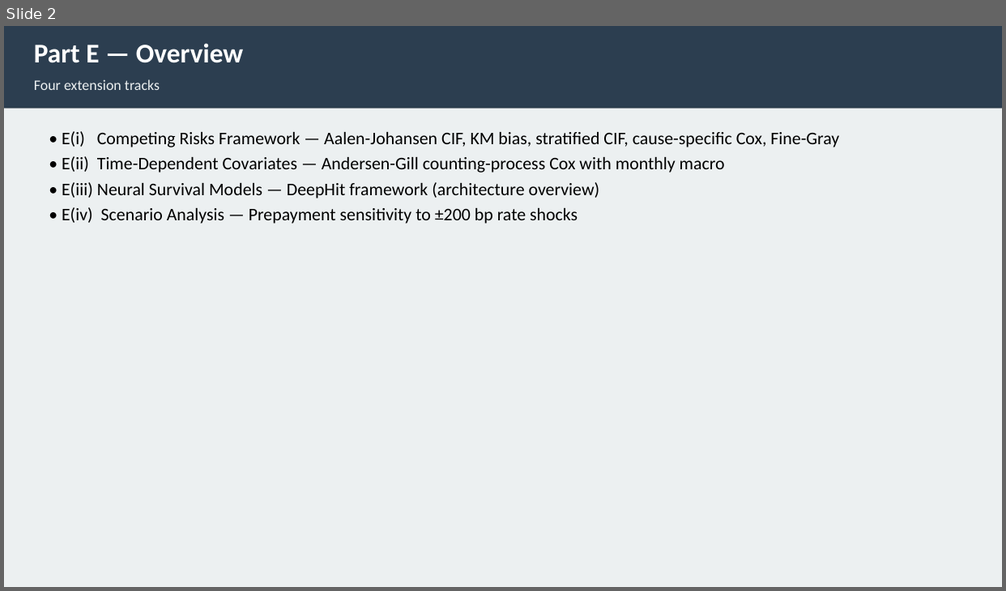
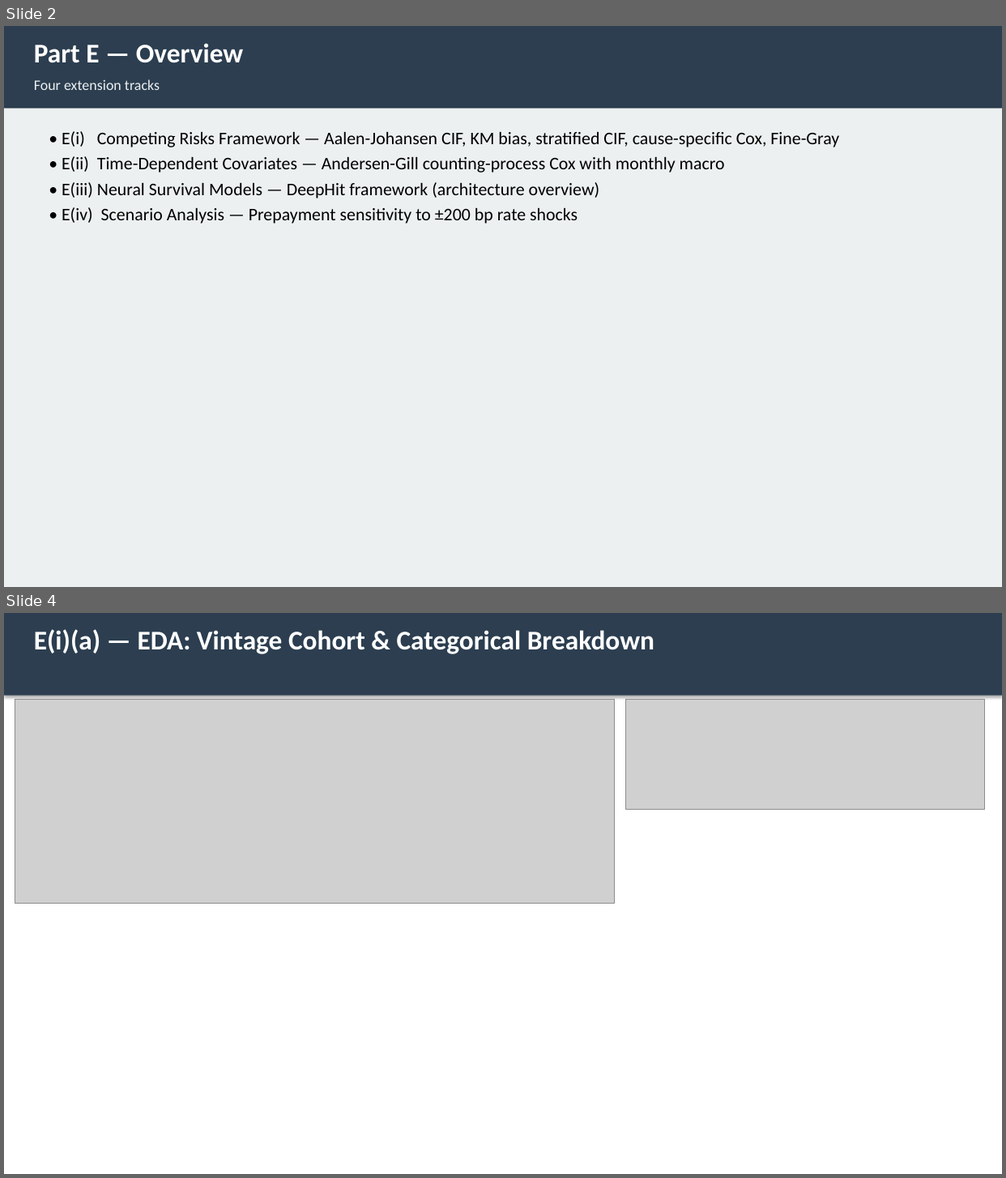
Before and after one commit to liny-r/IR-C-Assignment3, a slide deck: processed/PartE_Presentation.pptx. Shown one above the other, each under a label of ours: slide 2 before the commit, slides 2 and 4 after it; the slides between them are not shown. The pictures are 1006x591 and 1006x1178 pixels, drawn with LibreOffice and Linux fonts; fonts in the diff are those of the drawing; grey boxes stand for pictures. Boxes give left, top, right and bottom in pixels: in the first picture for what was removed or moved away, otherwise in the second. Text is boxed around its words. In the diff, an @@ line names an element or a change of style, - is before the commit and + after.

```diff
--- a/processed/PartE_Presentation.pptx
+++ b/processed/PartE_Presentation.pptx
@@ slide 4 added at (x1=4, y1=613, x2=1002, y2=1174), background #FFFFFF @@
@@ rectangle added at (x1=4, y1=613, x2=1002, y2=696), fill #2C3E50 @@
@@ text added at (x1=34, y1=629, x2=654, y2=654), 26 pt, text #FFFFFF, bold @@
+E(i)(a) — EDA: Vintage Cohort & Categorical Breakdown
@@ picture added at (x1=15, y1=699, x2=614, y2=904) @@
@@ picture added at (x1=625, y1=699, x2=985, y2=809) @@
```
Also in this commit, not shown: 1 slide changed, 2 other slides added, 4 slides removed, 7 other files.
